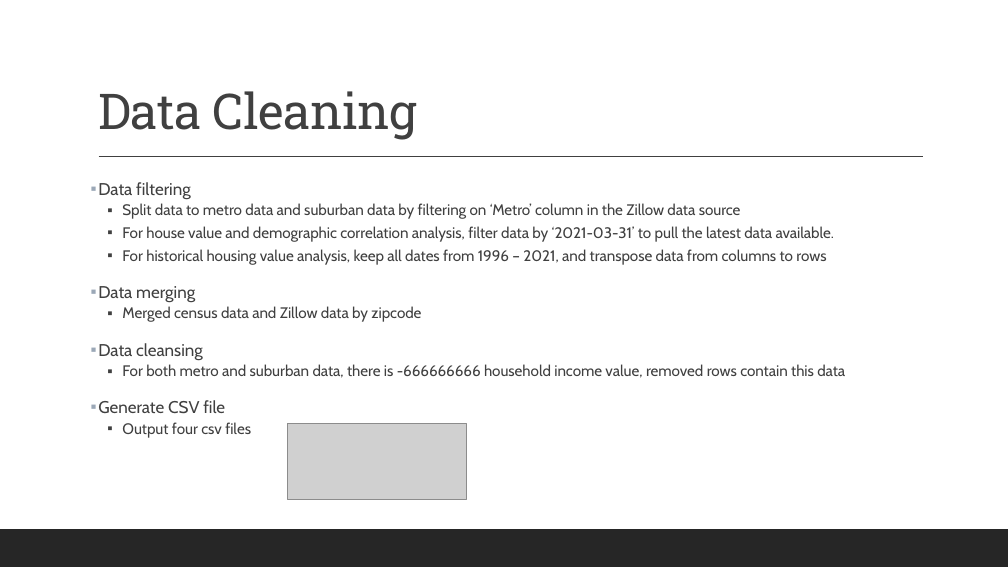
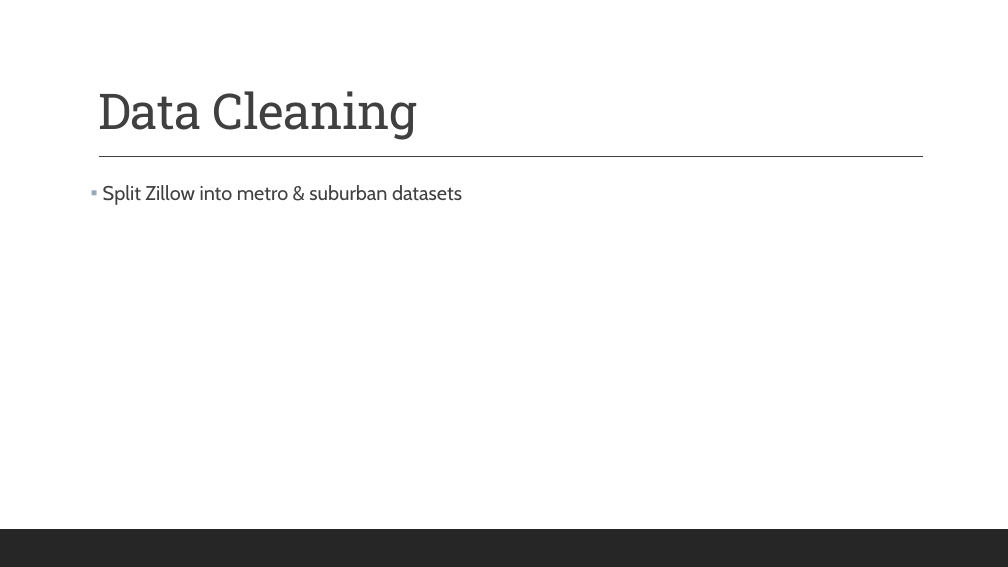
Before and after one commit to againzer/HousingPricesProject, a slide deck: slide 5 of Housing Price Analysis.pptx. Drawn at 1008x567 pixels with LibreOffice and Linux fonts; fonts in the diff are those of the drawing; grey boxes stand for pictures. Boxes give left, top, right and bottom in pixels: in the first picture for what was removed or moved away, otherwise in the second. Text is boxed around its words. In the diff, an @@ line names an element or a change of style, - is before the commit and + after.

```diff
--- a/Housing Price Analysis.pptx
+++ b/Housing Price Analysis.pptx
@@ text at [103,185,462,205]: text changed; size 14.4 to 19 pt @@
-▪ Data filtering
-  ▪ Split data to metro data and suburban data by filtering on ‘Metro’ column in the Zillow data source
-  ▪ For house value and demographic correlation analysis, filter data by ‘2021-03-31’ to pull the latest data available.
-  ▪ For historical housing value analysis, keep all dates from 1996 – 2021, and transpose data from columns to rows
-▪ Data merging
-  ▪ Merged census data and Zillow data by zipcode
-▪ Data cleansing
-  ▪ For both metro and suburban data, there is -666666666 household income value, removed rows contain this data
-▪ Generate CSV file
-  ▪ Output four csv files
+▪ Split Zillow into metro & suburban datasets
@@ picture removed at [287,423,467,499] @@
```
Also in this commit, not shown: 2 other slides changed, 1 slide added, 3 slides removed.
